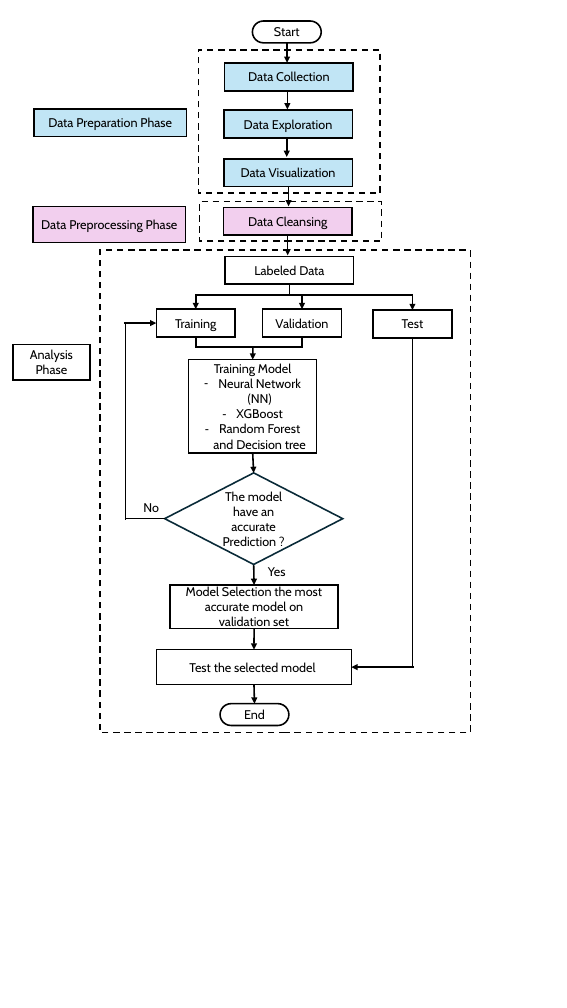
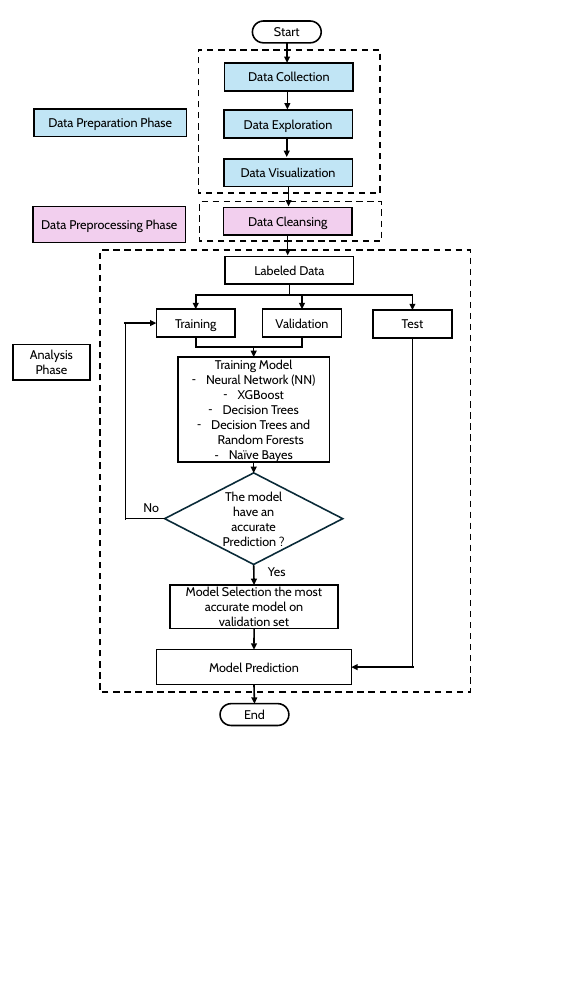
Before and after one commit to NutteeraTung/CU_machine-learning, a slide deck: slide 1 of ML_project/Flow chart.pptx. Drawn at 567x1008 pixels with LibreOffice and Linux fonts; fonts in the diff are those of the drawing. Boxes give left, top, right and bottom in pixels: in the first picture for what was removed or moved away, otherwise in the second. Text is boxed around its words. In the diff, an @@ line names an element or a change of style, - is before the commit and + after.

```diff
--- a/ML_project/Flow chart.pptx
+++ b/ML_project/Flow chart.pptx
@@ rectangle: place and size @@
-rectangle at <box>100,250,470,733</box>
+rectangle at <box>100,250,470,692</box>
@@ rectangle "Training Model": place and size @@
-rectangle "Training Model" at <box>189,360,317,453</box>
+rectangle "Training Model" at <box>178,357,329,462</box>
@@ arrow moved from (253, 347) - (253, 360) to (254, 348) - (254, 357) @@
@@ text in rectangle at <box>211,405,310,463</box>: text changed @@
-– Random Forest and Decision tree
+– Decision Trees
+– Decision Trees and Random Forests
+– Naïve Bayes
@@ arrow moved from (253, 453) - (254, 473) to (254, 462) - (254, 473) @@
@@ text in rectangle at <box>209,662,299,672</box>: text changed @@
-Test the selected model
+Model Prediction
```
Also in this commit, not shown: 1 slide added, 12 other files.
